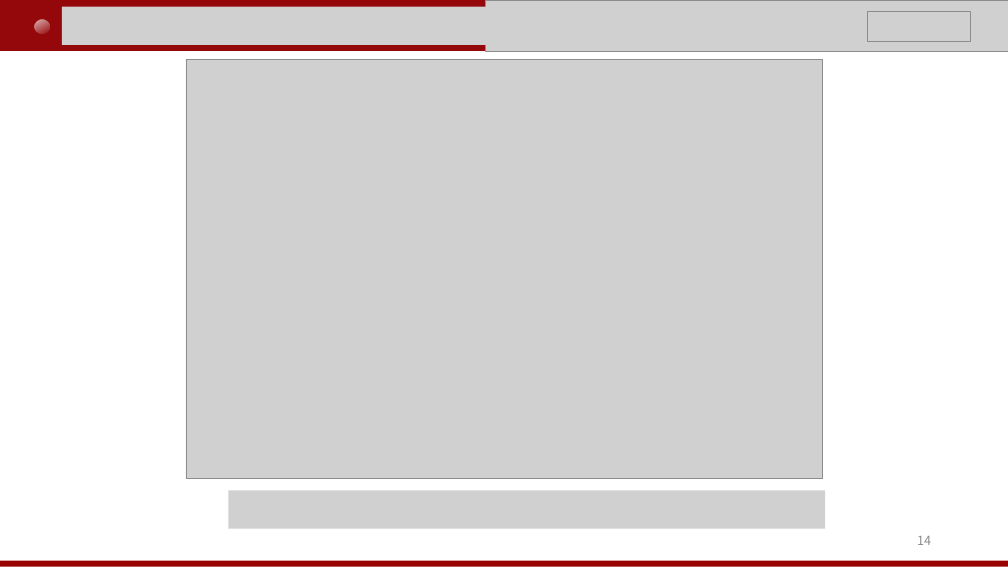
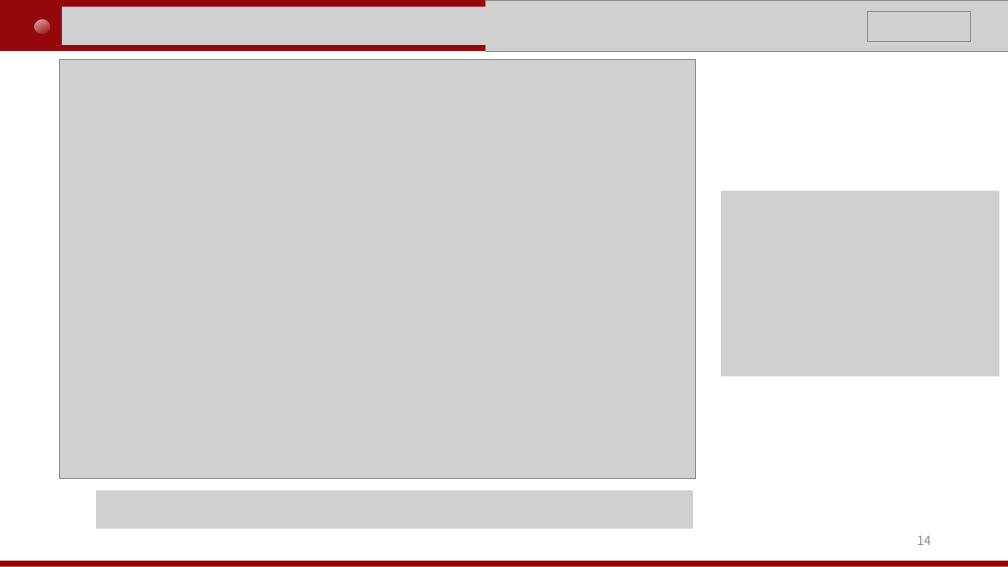
Before and after one commit to WYL-PKU/WYL-PKU.github.io, a slide deck: slide 14 of pdf/PASRML/王艺霖_基于机器学习的行星大气光谱反演.pptx. Drawn at 1008x567 pixels with LibreOffice and Linux fonts; fonts in the diff are those of the drawing; grey boxes stand for pictures. Boxes give left, top, right and bottom in pixels: in the first picture for what was removed or moved away, otherwise in the second. Text is boxed around its words. In the diff, an @@ line names an element or a change of style, - is before the commit and + after.

```diff
--- a/pdf/PASRML/王艺霖_基于机器学习的行星大气光谱反演.pptx
+++ b/pdf/PASRML/王艺霖_基于机器学习的行星大气光谱反演.pptx
@@ picture: place and size @@
-picture at [186,59,822,479]
+picture at [60,59,696,479]
@@ picture added at [721,191,1000,377] @@
@@ picture: place and size @@
-picture at [228,491,825,529]
+picture at [96,491,693,529]
```
Also in this commit, not shown: 8 other slides changed, 2 other files.
